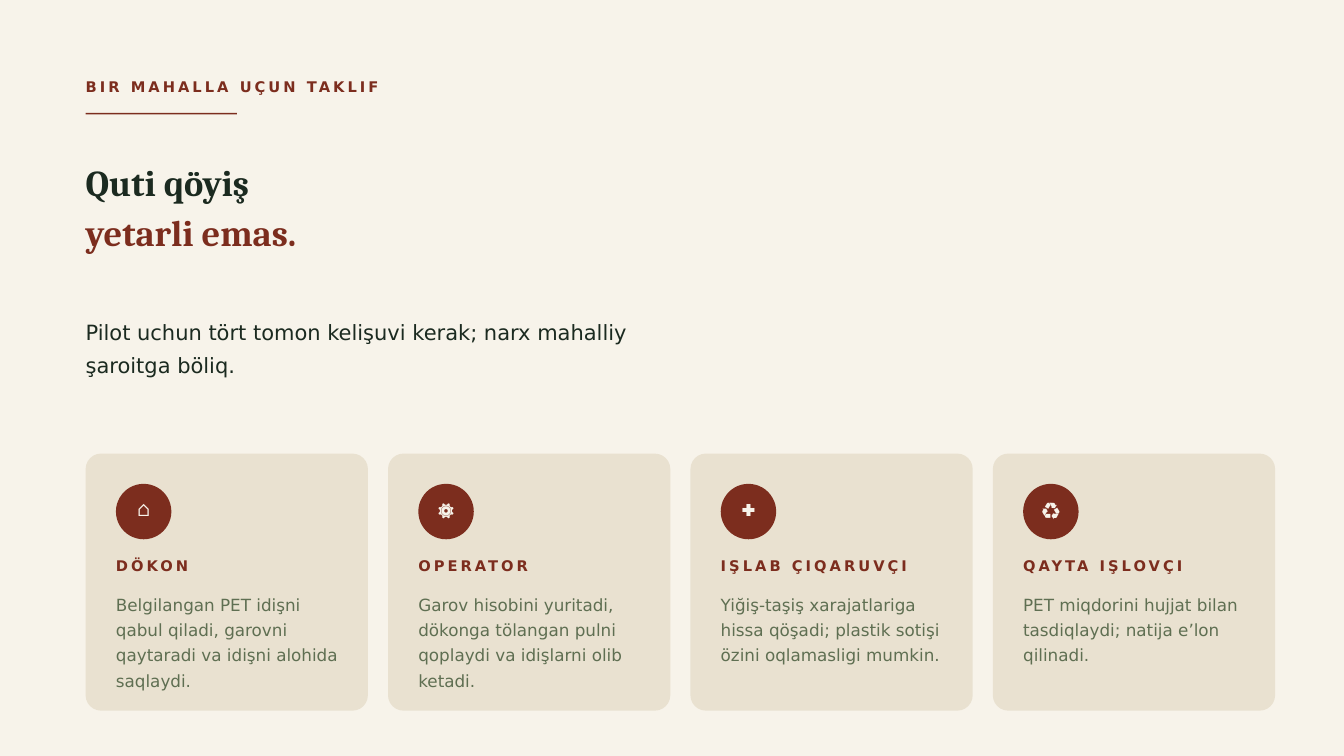
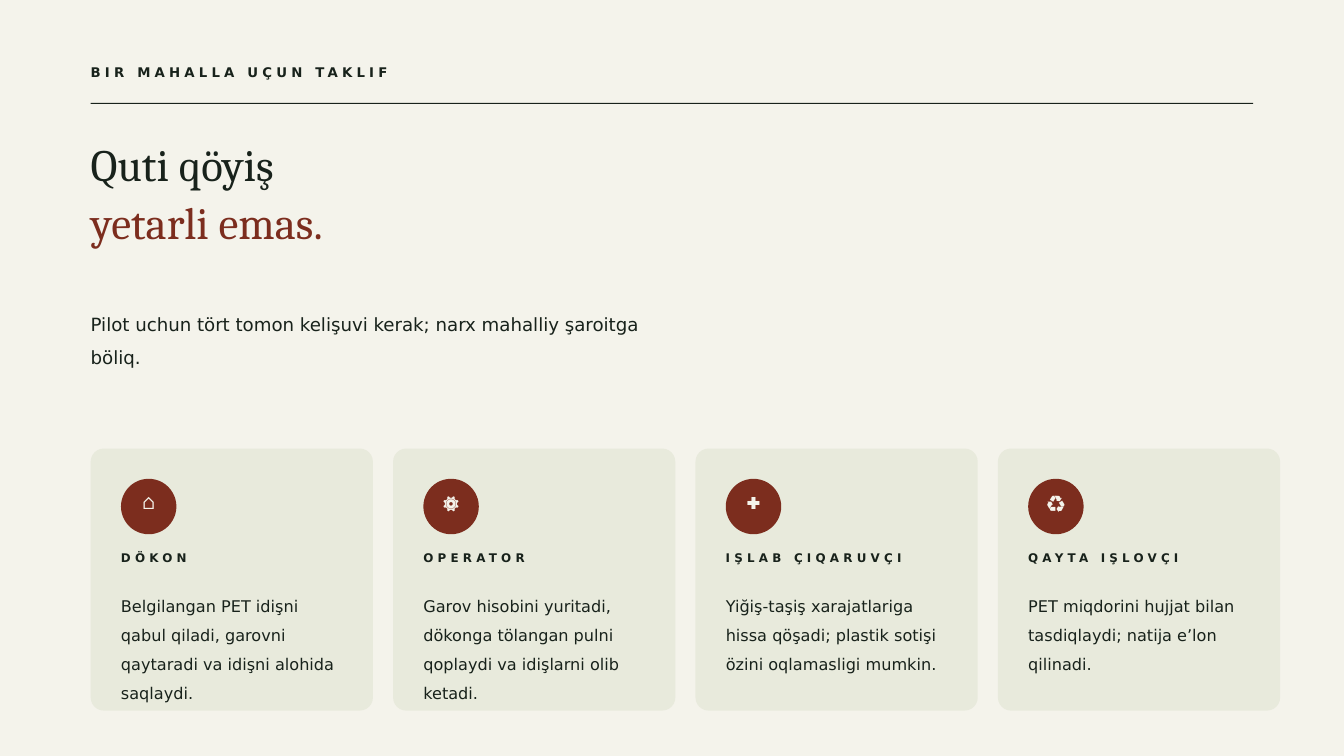
Before and after one commit to jasur-ai/brag, a slide deck: slide 9 of ekologiya-taqdimot.pptx (slide 13 before the commit). Drawn at 1344x756 pixels with LibreOffice and Linux fonts; fonts in the diff are those of the drawing. Boxes give left, top, right and bottom in pixels: in the first picture for what was removed or moved away, otherwise in the second. Text is boxed around its words. In the diff, an @@ line names an element or a change of style, - is before the commit and + after.

Commit message:
deck: saytni PPT ga aylantirish — sayt klon ko‘rinishi (16 slayd, 281 animatsiya)
- slaydlar sayt seksiyalari tartibida: hero (mountains.jpg) → plastikning yöli
  (eco-river) → qutiga tuşdi → taşlaş emas → ikkita taqdir (fork lentalari + marquee)
  → journey ticket (mahalla gravürasi + garov cheki) → uch karta → garov avtomati
  → tört tomon → ÖZBEKISTON RAQAMLARI → JAHON → Litva 100/92 shisha turi
  → 91,9/85/31 halqalar → chegara → manbalar → yakun
- sayt ranglari: paper F4F3EB / ink 18221B / cream E9DDC6 / rust 7C2D1E
- sayt rasmlari embedded: mountains.jpg, eco-river-illustration.png,
  eco-mahalla-engraving.png (credits.json dagi AI ishlar — screenshot emas)
- animatsiyalar native: scattered letters compose, ring wheel, grow count-up,
  fork wipe, marquee fly, scan stretch, coins motion, bottle grid zoom (har biri bitta marta)
- tekshiruv: 16/16 slayd, 13 tur trans, 15 tur effekt, 281 effekt, alfavit toza

```diff
--- a/ekologiya-taqdimot.pptx
+++ b/ekologiya-taqdimot.pptx
@@ background #F7F3EA to #F4F3EB @@
@@ text "BIR MAHALLA UÇUN TAKLIF": place and size @@
-text "BIR MAHALLA UÇUN TAKLIF" at (86, 76, 892, 106)
+text "BIR MAHALLA UÇUN TAKLIF" at (91, 63, 897, 93)
@@ text "BIR MAHALLA UÇUN TAKLIF" at (91, 63, 897, 93): size 10.5 to 9.5 pt, text colour #7C2D1E to #18221B, letter spacing 2.2 to 3 pt @@
@@ rectangle removed at (86, 113, 237, 114) @@
@@ rectangle added at (91, 103, 1253, 104), fill #18221B @@
@@ text "Quti qöyiş": place and size @@
-text "Quti qöyiş" at (86, 171, 297, 254)
+text "Quti qöyiş" at (91, 150, 323, 249)
@@ text "Quti qöyiş" at (91, 150, 323, 249): size 26 to 32 pt, bold off; text colour #1B2A20 to #18221B in "Quti qöyiş"; line spacing 1.08 to 1.02 @@
@@ text "Pilot uchun tört tomon kelişuvi ...": place and size @@
-text "Pilot uchun tört tomon kelişuvi ..." at (86, 324, 626, 378)
+text "Pilot uchun tört tomon kelişuvi ..." at (91, 317, 639, 368)
@@ text "Pilot uchun tört tomon kelişuvi ..." at (91, 317, 639, 368): size 15 to 13 pt, text colour #1B2A20 to #18221B; line spacing 1.3 to 1.5 @@
@@ rounded rectangle: place and size @@
-rounded rectangle at (86, 454, 368, 711)
+rounded rectangle at (91, 449, 373, 711)
@@ rounded rectangle: place and size @@
-rounded rectangle at (388, 454, 670, 711)
+rounded rectangle at (393, 449, 676, 711)
@@ rounded rectangle: place and size @@
-rounded rectangle at (691, 454, 973, 711)
+rounded rectangle at (696, 449, 978, 711)
@@ fill #E9E1D0 to #E8EADC; proportions changed in 4 elements at (91, 449, 373, 711), (393, 449, 676, 711), (696, 449, 978, 711), (998, 449, 1280, 711) @@
@@ rounded rectangle: place and size @@
-rounded rectangle at (993, 454, 1275, 711)
+rounded rectangle at (998, 449, 1280, 711)
@@ 4 ellipses: place and size @@
-4 ellipses at (116, 484, 1079, 539)
+4 ellipses at (121, 479, 1084, 534)
@@ text colour #F7F3EA to #F4F3EB; line spacing 1.12 to 1.02 in 4 elements at (121, 491, 176, 531), (423, 491, 479, 531), (726, 491, 781, 531), (1028, 491, 1084, 531) @@
@@ size 10.5 to 8.5 pt, text colour #7C2D1E to #18221B, letter spacing 2.2 to 3 pt in 4 elements at (423, 553, 524, 562), (726, 553, 901, 565), (121, 553, 187, 562), (1101, 553, 1179, 565) @@
@@ size 12 to 11.5 pt, text colour #5F6F52 to #18221B; line spacing 1.25 to 1.5 in 4 elements at (423, 599, 619, 700), (726, 599, 937, 674), (1028, 599, 1234, 674), (121, 599, 334, 703) @@
```
Also in this commit, not shown: 15 other slides changed, 4 slides removed, 1 other file.
